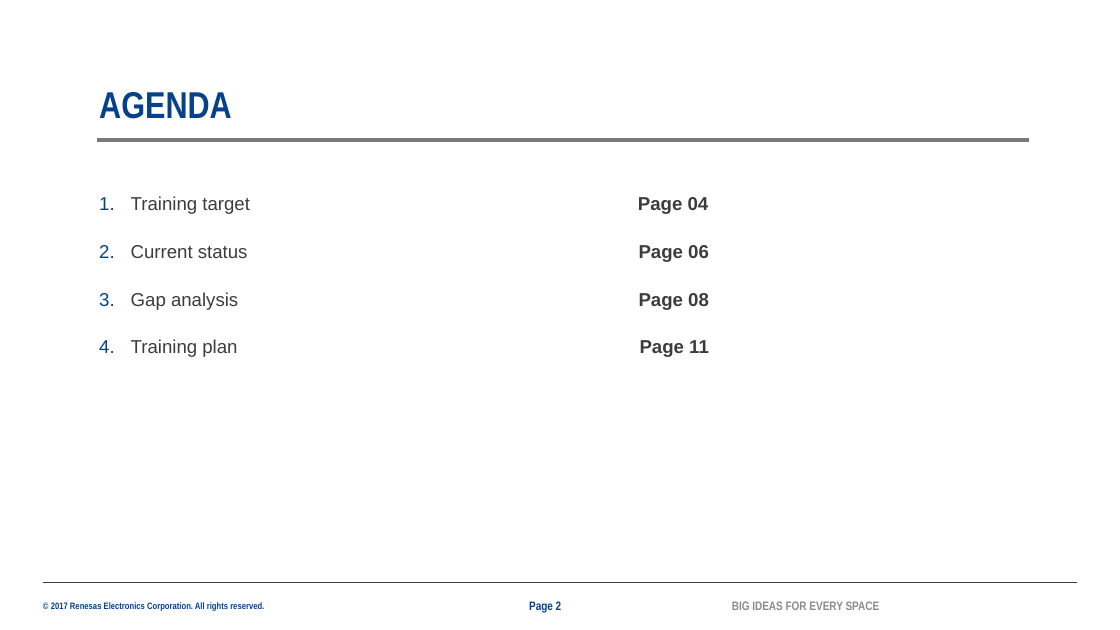
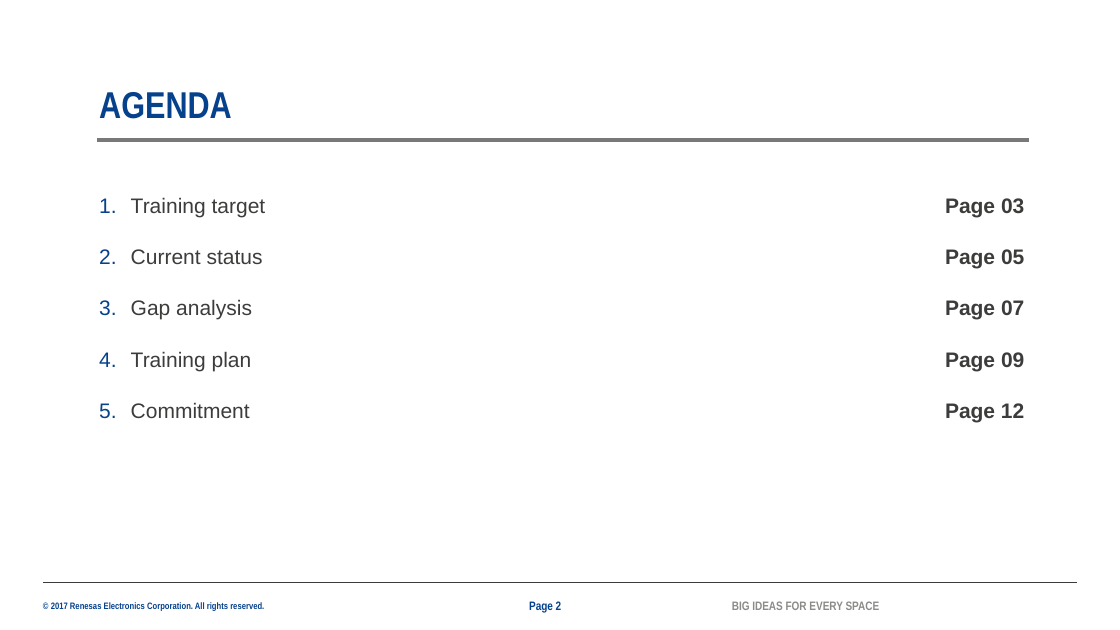
Before and after one commit to ttrunghieu201195/internaltool, a slide deck: slide 2 of [26G Mentor - Mentee][Nguyen Duong][2044].pptx. Drawn at 1120x630 pixels with LibreOffice and Linux fonts; fonts in the diff are those of the drawing; background and template pictures are left out. Boxes give left, top, right and bottom in pixels: in the first picture for what was removed or moved away, otherwise in the second. Text is boxed around its words. In the diff, an @@ line names an element or a change of style, - is before the commit and + after.

```diff
--- a/[26G Mentor - Mentee][Nguyen Duong][2044].pptx
+++ b/[26G Mentor - Mentee][Nguyen Duong][2044].pptx
@@ text at <box>131,197,1024,422</box>: text changed; size 16 to 18 pt @@
-1. Training target Page 04
-2. Current status Page 06
-3. Gap analysis Page 08
-4. Training plan Page 11
+1. Training target Page 03
+2. Current status Page 05
+3. Gap analysis Page 07
+4. Training plan Page 09
+5. Commitment Page 12
```
Also in this commit, not shown: 7 other slides changed, 3 slides added.
